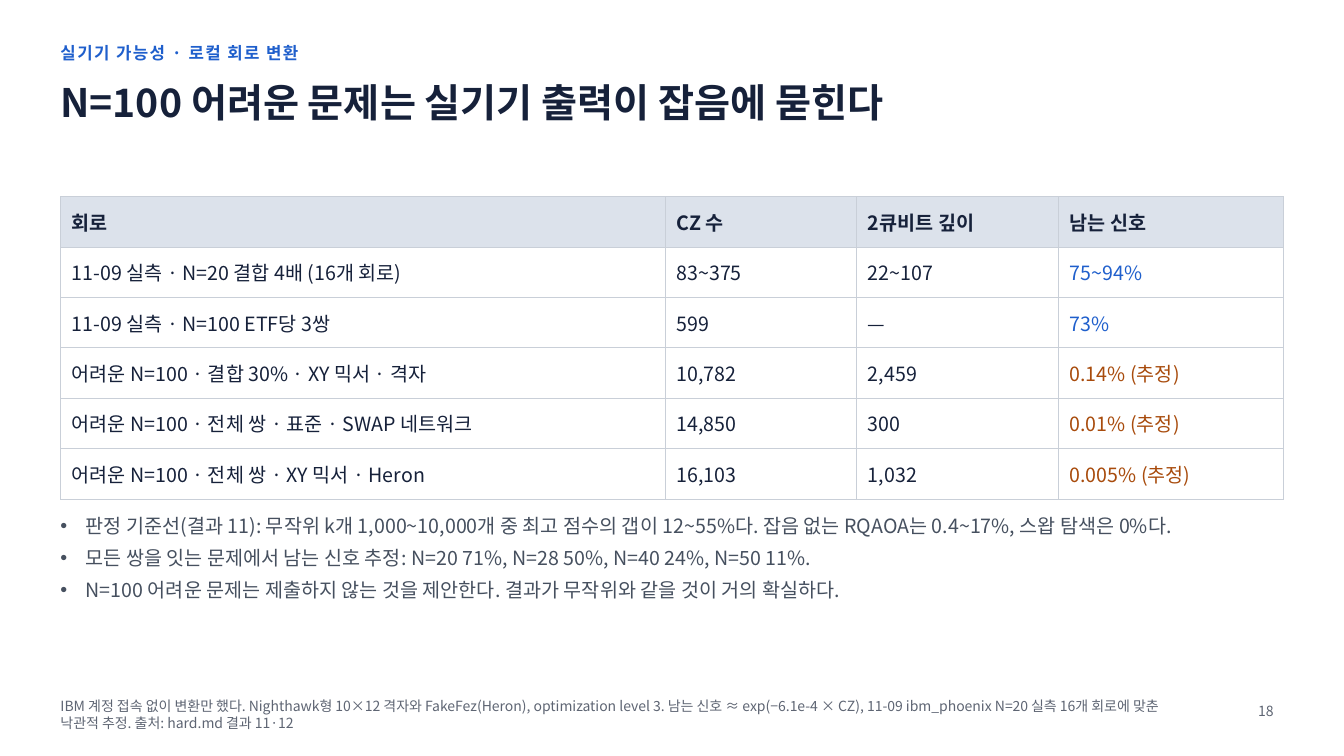
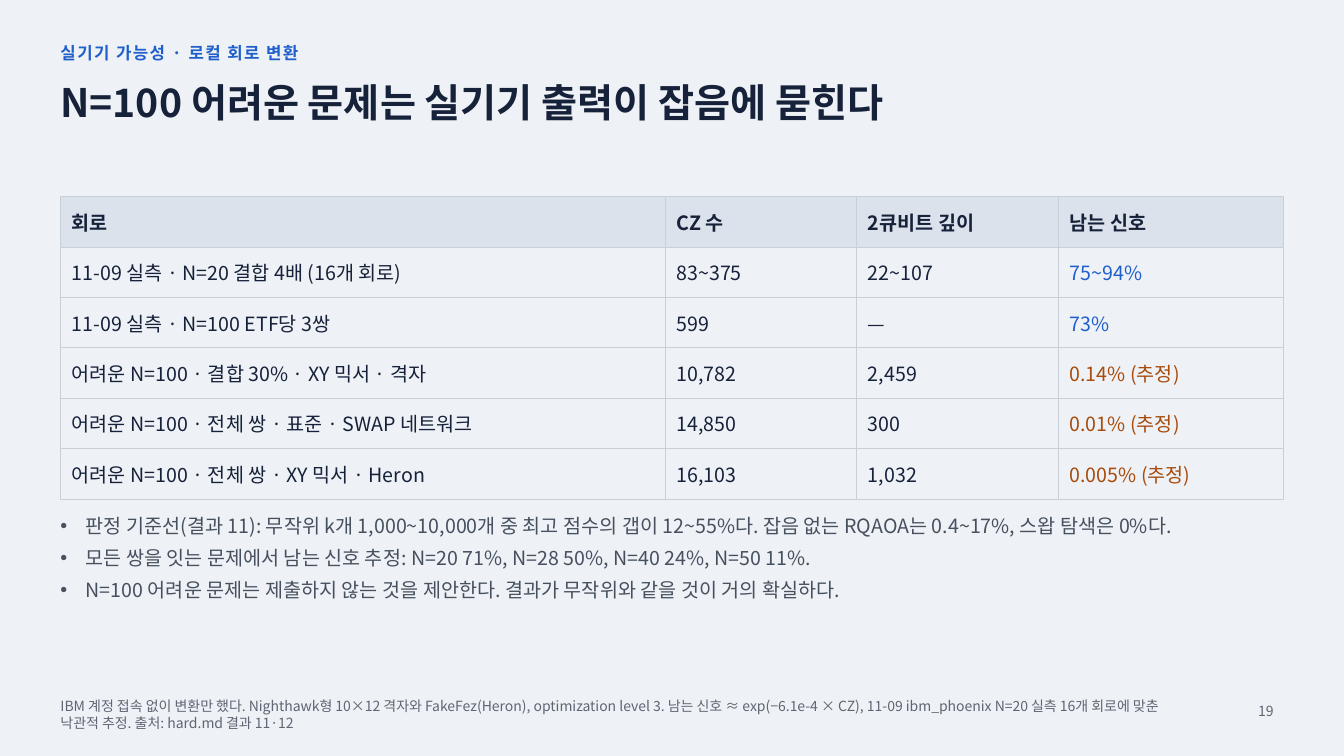
Before and after one commit to 202155570/norma-qaoa, a slide deck: slide 19 of docs/qaoa_research_report_2026-11-19.pptx (slide 18 before the commit). Drawn at 1344x756 pixels with LibreOffice and Linux fonts; fonts in the diff are those of the drawing. Boxes give left, top, right and bottom in pixels: in the first picture for what was removed or moved away, otherwise in the second. Text is boxed around its words. In the diff, an @@ line names an element or a change of style, - is before the commit and + after.

```diff
--- a/docs/qaoa_research_report_2026-11-19.pptx
+++ b/docs/qaoa_research_report_2026-11-19.pptx
@@ background #FFFFFF to #EEF1F5 @@
@@ page number at box(1258, 705, 1274, 716): text changed @@
-18
+19
```
Also in this commit, not shown: 7 other slides changed, 1 slide added, 8 other files.
